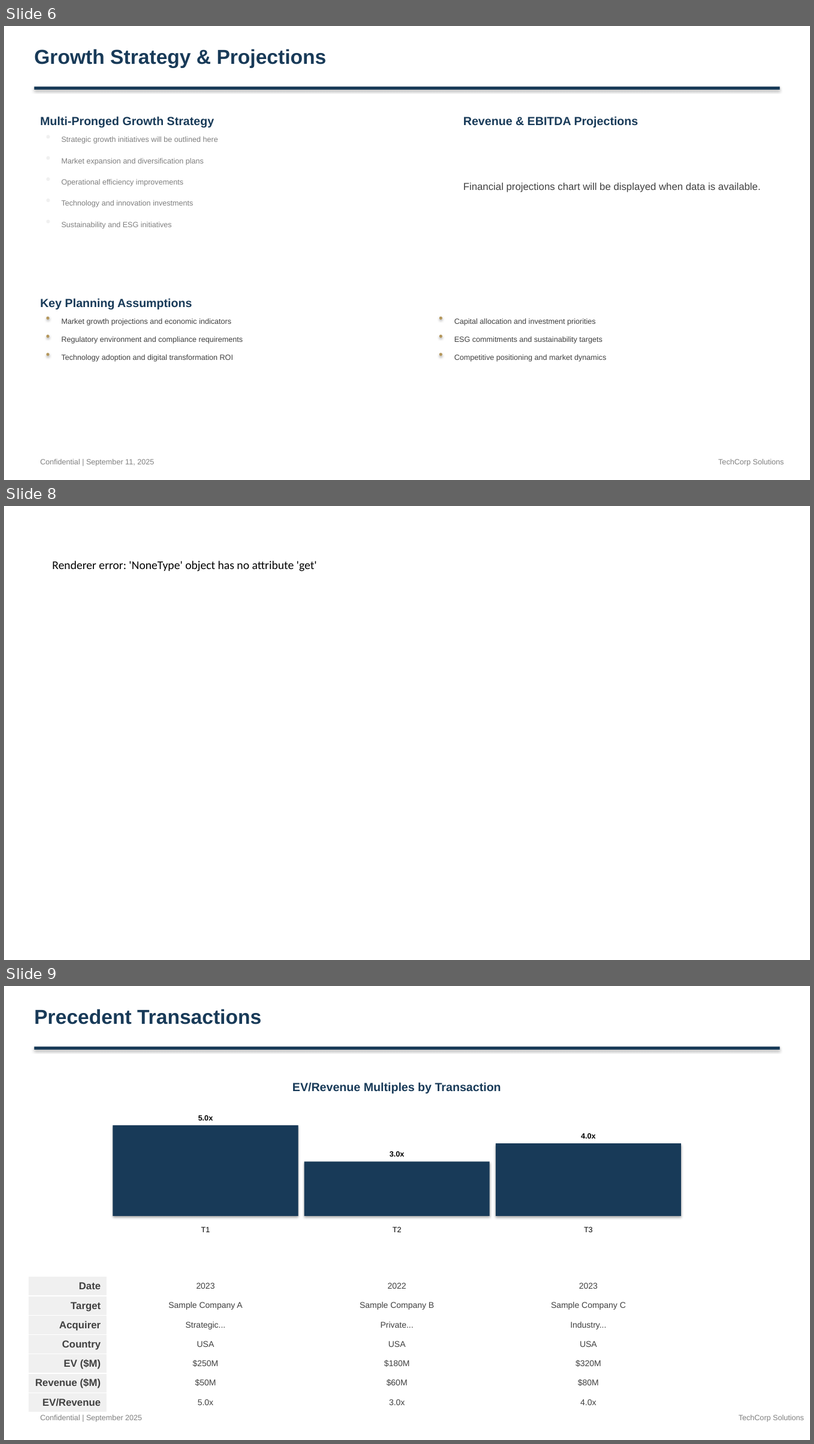
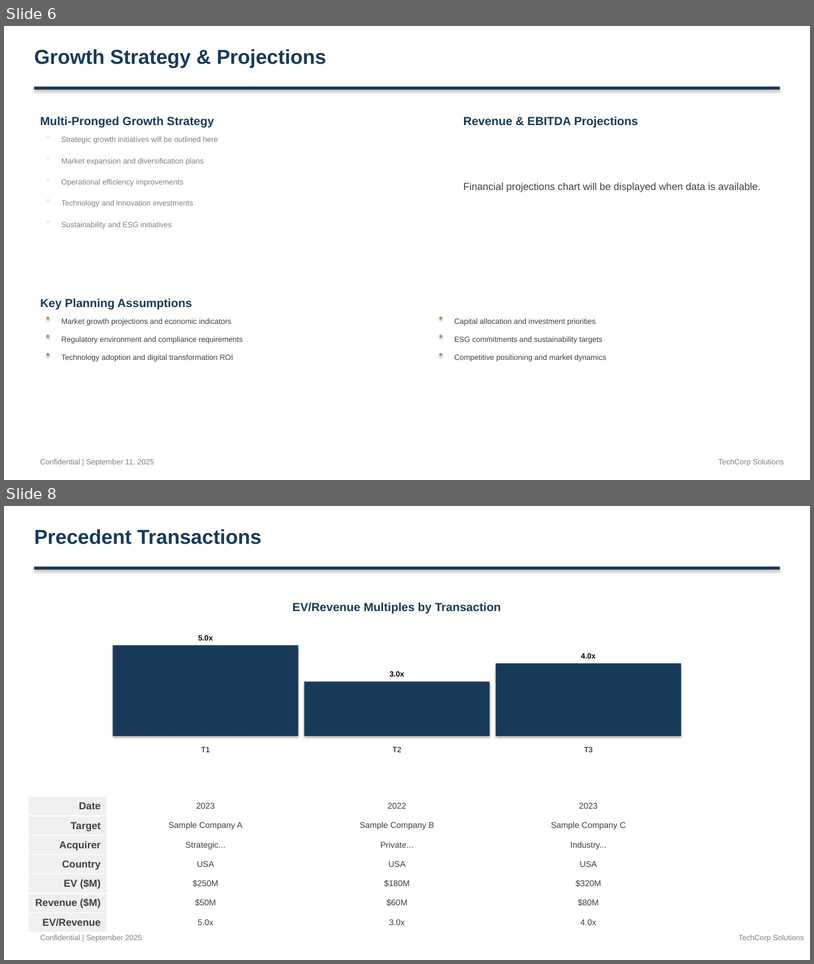
Before and after one commit to alinvb/slide_generator, a slide deck: output_presentation.pptx. Shown one above the other, each under a label of ours: slides 6, 8 and 9 before the commit, slides 6 and 8 after it; the slides between them are not shown. The pictures are 814x1444 and 814x964 pixels, drawn with LibreOffice and Linux fonts; fonts in the diff are those of the drawing. Boxes give left, top, right and bottom in pixels: in the first picture for what was removed or moved away, otherwise in the second. Text is boxed around its words. In the diff, an @@ line names an element or a change of style, - is before the commit and + after.

```diff
--- a/output_presentation.pptx
+++ b/output_presentation.pptx
@@ slide 8 removed at box(4, 506, 810, 960), background #FFFFFF @@
@@ text removed at box(52, 561, 317, 571) @@
-Renderer error: 'NoneType' object has no attribute 'get'
@@ what was slide 9 is now slide 8 @@
```
Also in this commit, not shown: 3 slides changed, 3 slides added, 3 other slides removed, 2 other files.
